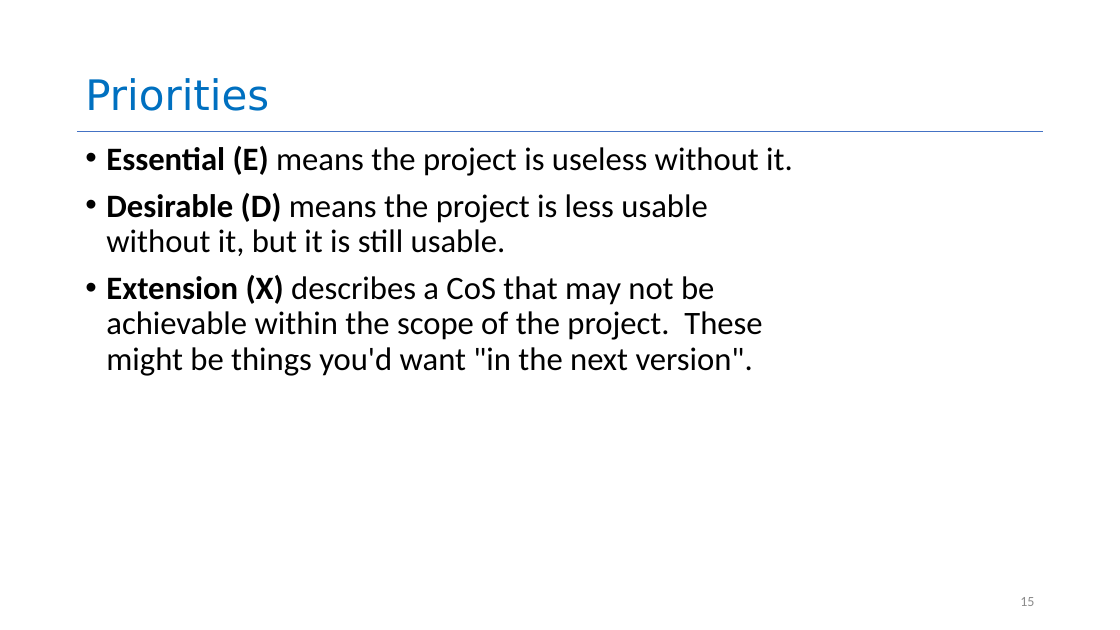
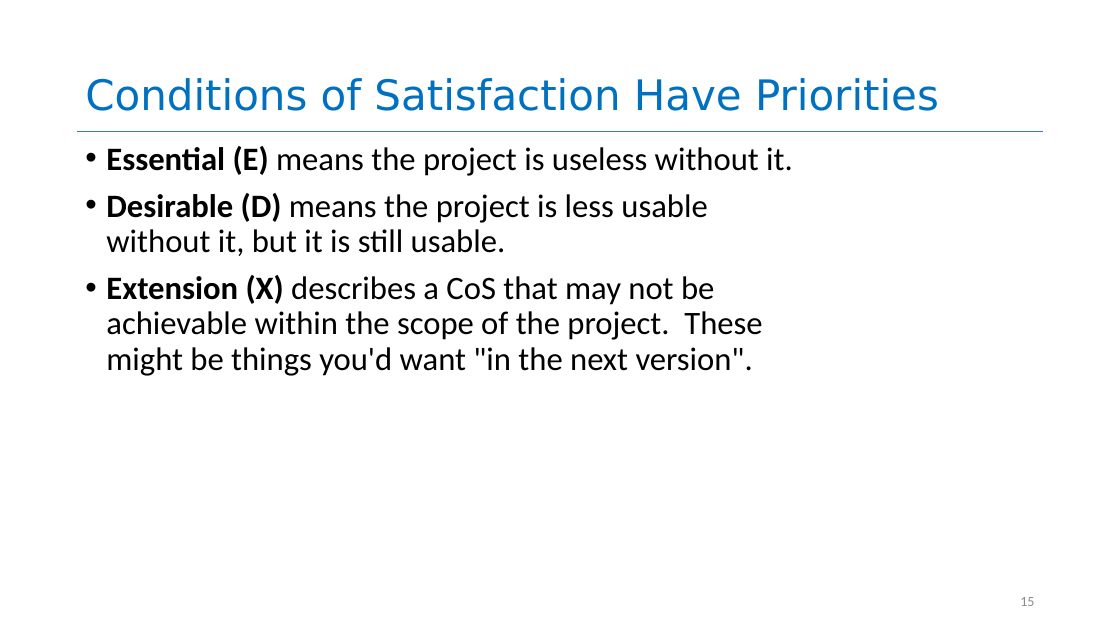
Before and after one commit to vaishalisingh04/CS4530-Spring-2026, a slide deck: slide 15 of Slides/Module 01.2 User Stories.pptx. Drawn at 1120x630 pixels with LibreOffice and Linux fonts; fonts in the diff are those of the drawing. Boxes give left, top, right and bottom in pixels: in the first picture for what was removed or moved away, otherwise in the second. Text is boxed around its words. In the diff, an @@ line names an element or a change of style, - is before the commit and + after.

```diff
--- a/Slides/Module 01.2 User Stories.pptx
+++ b/Slides/Module 01.2 User Stories.pptx
@@ title at (85, 78, 939, 111): text changed @@
-Priorities
+Conditions of Satisfaction Have Priorities
```
Also in this commit, not shown: 3 other slides changed, 2 other files.
